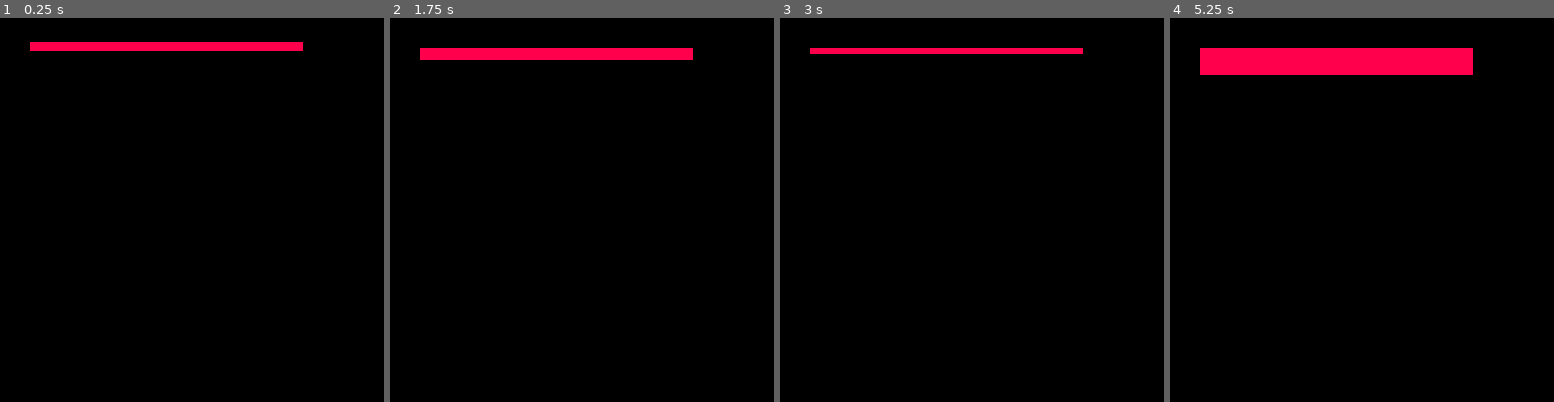
Above: before the commit, frames 1-4 (left to right).
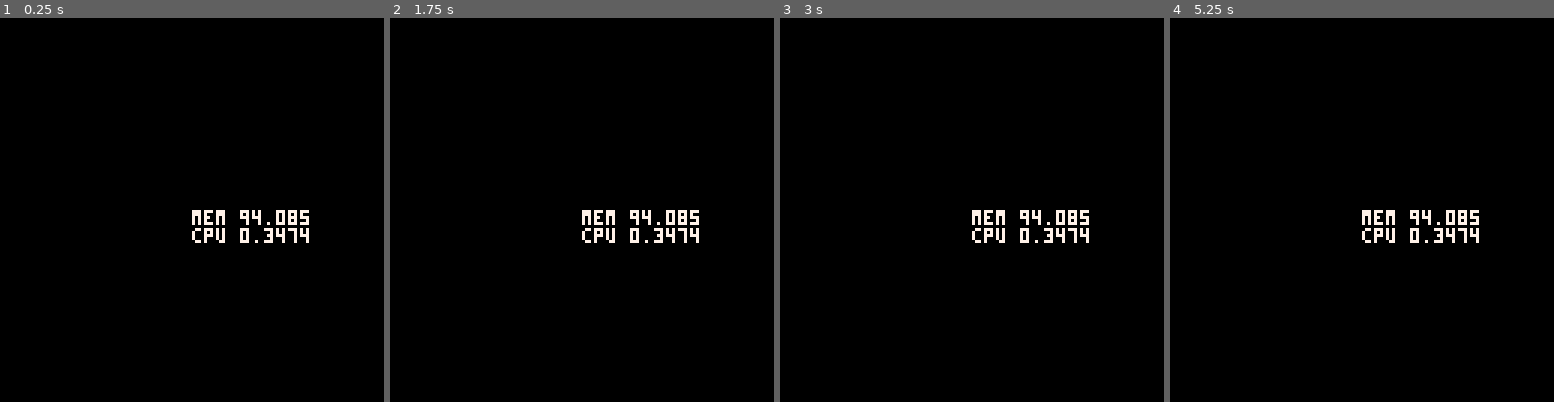
Above: after the commit, the same moments.

Repository: Werxzy/Work-Script
Game: PICO-8 cartridge example.p8
The game is run twice, just before and just after one commit, with the same random seed, the same clock (stepped at 60 frames per second) and the same inputs.
Inputs:
- Up to frame 1 (0.25 s): no input
- Up to frame 2 (1.75 s): no input
- Up to frame 3 (3 s): no input
- Up to frame 4 (5.25 s): no input

The runs differ from the first frame. In frame 1, 2.7% of the frame differs, in the area x 7-81%, y 6-59%; in frame 2, 3.2%; in frame 3, 2.1%; in frame 4, 6.0%, in the area x 7-81%, y 7-59%.

Commit message:
Moved variable set/get outside of functions.

Diff:
--- a/example.p8
+++ b/example.p8
@@ -10,8 +10,7 @@
 	test = [[
 	set 1 = _a
 loop:
-	cls
-	rectfill 10 10 100 _a 8
+/	rectfill 10 10 100 _a 8
 /	math 1 + _a % 20 = _a
 	adding _a = _a
 	rnd 10 = _b
@@ -30,10 +29,15 @@
 end
 
 works_compile()
-works_create_program("test")
+for i = 1,100 do
+	works_create_program("test")
+end
 
 function _draw()
+	cls()
 	works_execute()
+	print("mem "..stat(0), 64, 64, 7)
+	print("cpu "..stat(1))
 end
 
 __gfx__
--- a/works_compile.lua
+++ b/works_compile.lua
@@ -60,112 +60,6 @@
 	context.returning, context.program_len = true, #context.program
 end
 
--- returns a function that gets a value for a parameter.
--- need to test using indexing instead of functions to potentially boost performance
--- function get_val(val, ty)
--- 	local globals = globals
--- 	return ty == 1 and function() return val end
--- 		or ty == 2 and function() return globals[val] end
--- 		or ty == 3 and function() return context.loc_var[val] end
--- 		or ty == 4 and function() return context.obj_var[val] end
--- end
-function get_val(val, ty)
-	if ty == 1 then
-		add(works_constants, val)
-		val = #works_constants
-	end
-
-	return function() return context.var[ty][val] end
-end
-
--- returns a function that sets a value to a returned value.
--- function set_val(key, ty)
--- 	local globals = globals
--- 	return ty == 2 and function(val) globals[key] = val end
--- 		or ty == 3 and function(val) context.loc_var[key] = val end
--- 		or ty == 4 and function(val) context.obj_var[key] = val end
--- end
-function set_val(key, ty)
-	-- ty should not equal 1 (would work and be funny though)
-	return function(val) context.var[ty][key] = val end
-end
---[[
--- slightly better performance
-function prep_call(inst)
-	local inst, par, ret = unpack(inst)
-	inst = works_functions_list[inst]
-	local ret_none, ret_one = not ret or #ret == 0, #ret == 1 and ret[1]
-
-	if not par or #par == 0 then -- no parameter
-		if ret_none then -- no return
-			return inst -- no need for wrapping
-
-		elseif #ret_one == 1 then -- single return
-			return function()
-				ret_one(inst())
-			end
-
-		else -- multiple return
-			return function()
-				for i, r in inext, {inst()} do
-					ret[i](r)
-				end
-			end
-		end
-
-	elseif #par == 1 then -- single parameter
-		par = par[1]
-		if ret_none then -- no return
-			return function()
-				inst(par())
-			end
-
-		elseif ret_one then -- single return
-			return function()
-				ret_one(inst(par()))
-			end
-
-		else -- multiple return
-			return function()
-				for i, r in inext, {inst(par())} do
-					ret[i](r)
-				end
-			end
-		end
-
-	else -- multiple parameter
-		local param = {}
-		if ret_none then -- no return
-			return function()
-				for i, p in next, par do
-					param[i] = p()
-				end
-				inst(unpack(param))
-				-- todo? could use a custom recursive version of unpack, since p() need to be called,
-				-- about twice as expensive, but may save some performance due to using a loop for par
-			end
-
-		elseif ret_one then -- single return
-			return function()
-				for i, p in next, par do
-					param[i] = p()
-				end
-				ret_one(inst(unpack(param)))
-			end
-
-		else -- multiple return
-			return function()
-				for i, p in next, par do
-					param[i] = p()
-				end
-				for i, r in inext, {inst(unpack(param))} do
-					ret[i](r)
-				end
-			end
-		end
-	end
-end
---]]
 -- [[
 -- alternative using fewer tokens
 -- returns a function that calls a function with given parameters and set variables with given returned values.
@@ -173,13 +67,54 @@
 	local param, inst, par, ret = {}, unpack(inst)
 	inst = works_functions_list[inst]
 
+	local par_ty, par_count = {}, #par
+	for i = 1, par_count do
+		if par[i][2] == 1 then
+			add(works_constants, par[i][1])
+			par[i][1] = #works_constants
+		end
+		add(par_ty, par[i][2])
+		par[i] = par[i][1]
+	end
+
+	local ret_ty, ret_count = {}, #ret
+	for i = 1, ret_count do
+		add(ret_ty, ret[i][2])
+		ret[i] = ret[i][1]
+	end
+
+--[=[ optional boost by not using unneeded parts
+	if ret_count == 0 then
+		return function()
+			local v = context.var
+			for i = 1, par_count do
+				param[i] = v[par_ty[i]][par[i]]
+			end
+			inst(unpack(param))
+		end
+
+	elseif par_count == 0 then
+		return function()
+			local r = {inst()}
+			for i = 1, min(ret_count, #r) do
+				v[ret_ty[i]][ret[i]] = r[i]
+			end
+		end
+
+	elseif par_count == 0 and ret_count == 0 then
+		return inst
+	end
+--]=]
+
 	return function()
-		for i, p in next, par do
-			param[i] = p()
+		local v = context.var
+		for i = 1, par_count do
+			param[i] = v[par_ty[i]][par[i]]
 		end
+
 		local r = {inst(unpack(param))}
-		for i = 1,min(#ret,#r) do
-			ret[i](r[i])
+		for i = 1, min(ret_count, #r) do
+			v[ret_ty[i]][ret[i]] = r[i]
 		end
 	end
 end
@@ -191,18 +126,6 @@
 
 	for n, tab in next, works_func do
 		for i, inst in next, tab do
-			-- !!! turn the parameter info into function calls
-
-			local _, par, ret = unpack(inst)
-			for j, var in next, par do
-				par[j] = get_val(unpack(var))
-			end
-
-			for j, var in next, ret do
-				ret[j] = set_val(unpack(var))
-			end
-
-			-- !!! turn test_instructions into callable functions
 			tab[i] = prep_call(inst)
 		end
 	end
